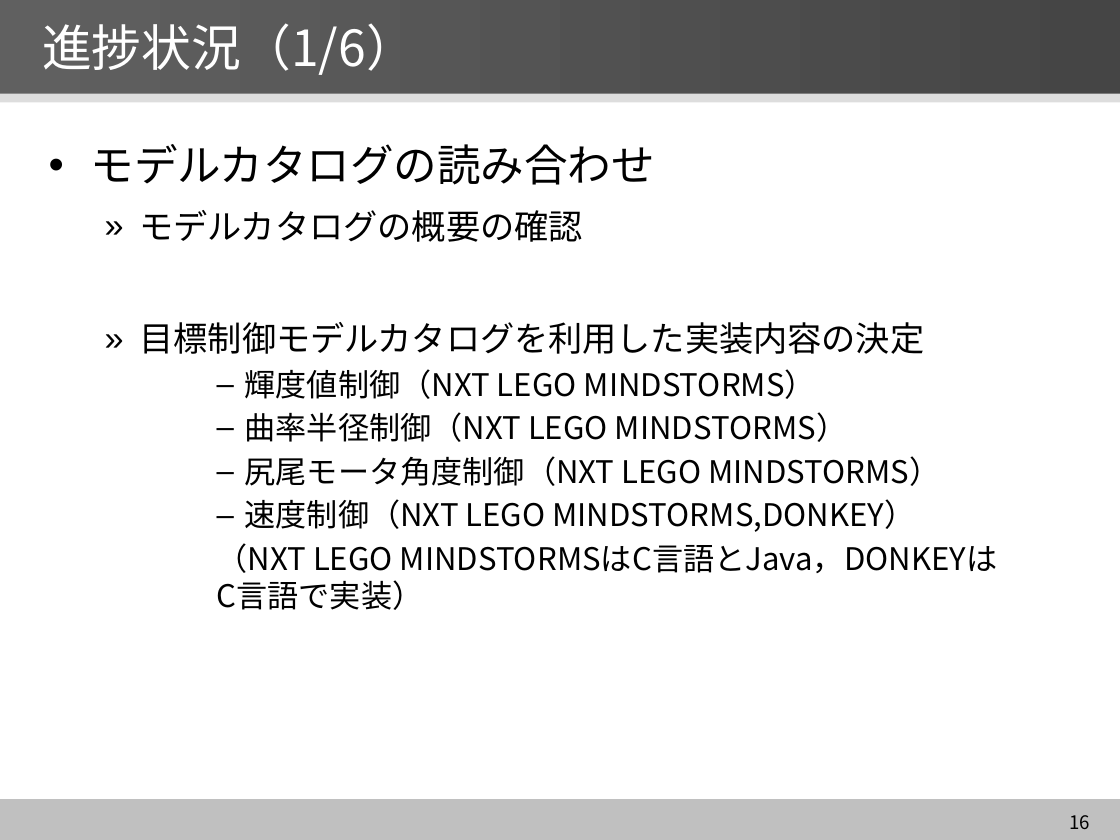
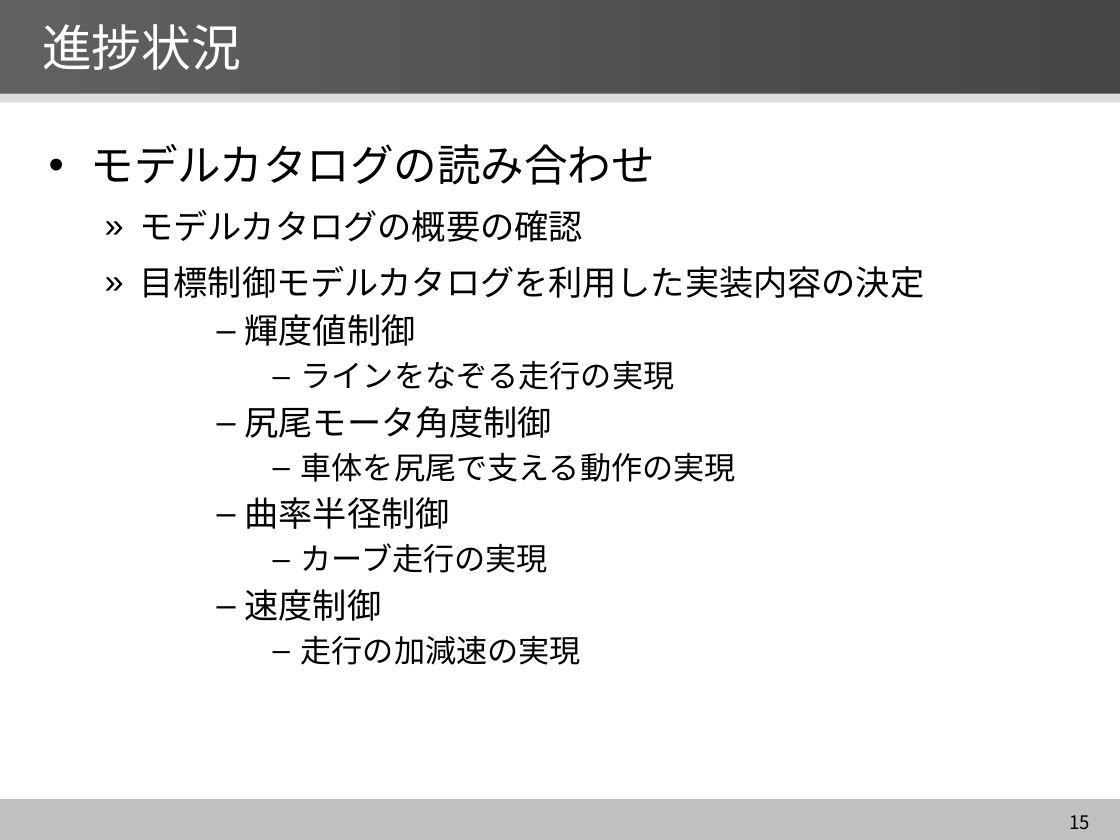
Before and after one commit to YutaNiimura/leJOS-OSEK, a slide deck: slide 15 of 中間発表関連/5I25新村祐太 中間発表スライドver2.0.pptx (slide 16 before the commit). Drawn at 1120x840 pixels with LibreOffice and Linux fonts; fonts in the diff are those of the drawing. Boxes give left, top, right and bottom in pixels: in the first picture for what was removed or moved away, otherwise in the second. Text is boxed around its words. In the diff, an @@ line names an element or a change of style, - is before the commit and + after.

```diff
--- a/中間発表関連/5I25新村祐太 中間発表スライドver2.0.pptx
+++ b/中間発表関連/5I25新村祐太 中間発表スライドver2.0.pptx
@@ title at <box>42,24,241,70</box>: text changed @@
-進捗状況（1/6）
+進捗状況
@@ text at <box>245,314,736,665</box>: text changed @@
-      – 輝度値制御（NXT LEGO MINDSTORMS）
-      – 曲率半径制御（NXT LEGO MINDSTORMS）
-      – 尻尾モータ角度制御（NXT LEGO MINDSTORMS）
-      – 速度制御（NXT LEGO MINDSTORMS,DONKEY）
-      （NXT LEGO MINDSTORMSはC言語とJava，DONKEYは
-      C言語で実装）
+      – 輝度値制御
+        ‒ ラインをなぞる走行の実現
+      – 尻尾モータ角度制御
+        ‒ 車体を尻尾で支える動作の実現
+      – 曲率半径制御
+        ‒ カーブ走行の実現
+      – 速度制御
+        ‒ 走行の加減速の実現
@@ page number at <box>1069,815,1090,829</box>: text changed @@
-16
+15
```
Also in this commit, not shown: 19 other slides changed, 2 slides removed, 2 other files.
